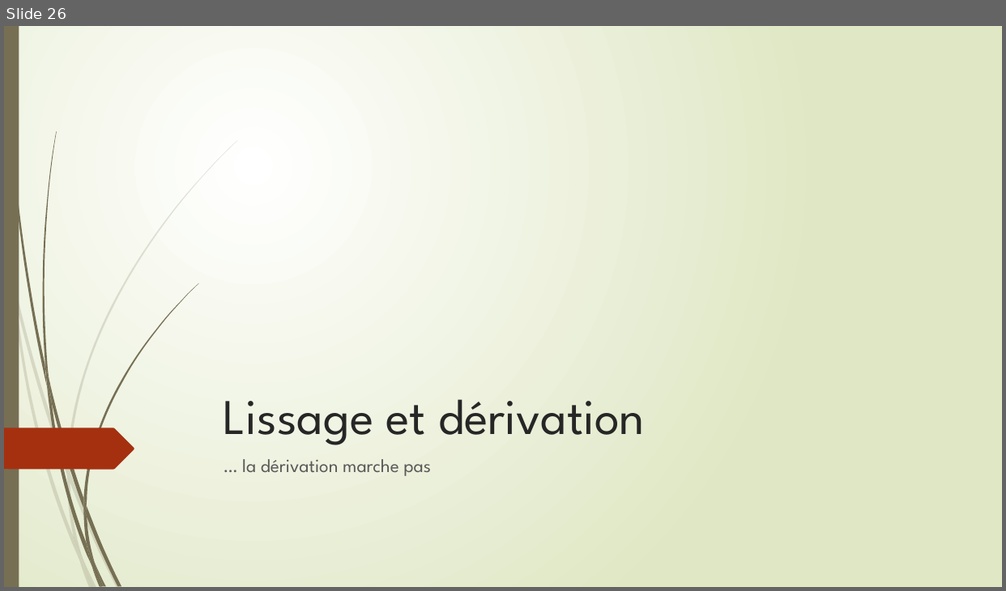
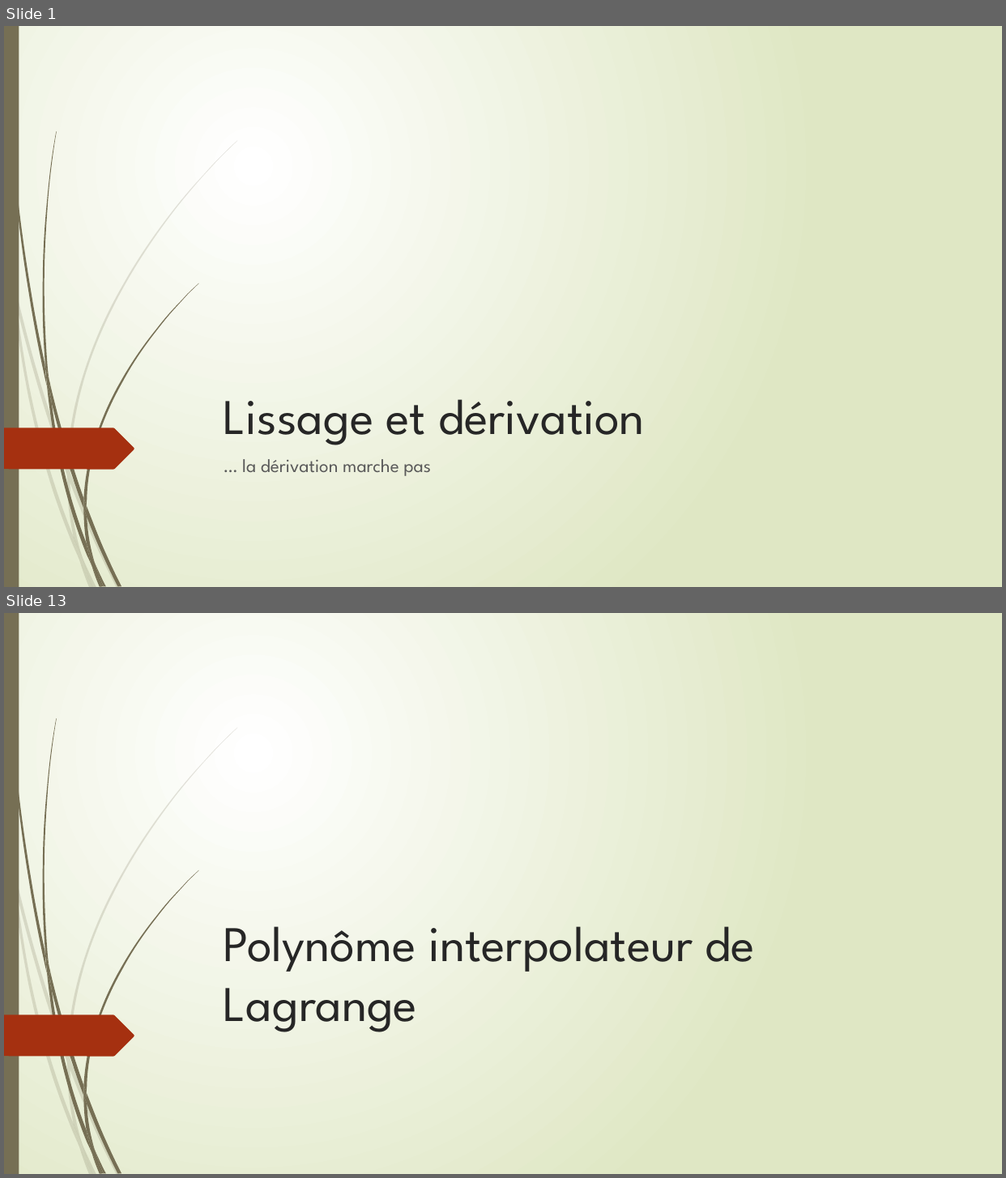
Before and after one commit to Poroing/CrowdDeplacementOptimisation, a slide deck: Présentation/thibaylt.pptm. Shown one above the other, each under a label of ours: slide 26 before the commit, slides 1 and 13 after it; the slides between them are not shown. The pictures are 1006x591 and 1006x1178 pixels, drawn with LibreOffice and Linux fonts; fonts in the diff are those of the drawing. Boxes give left, top, right and bottom in pixels: in the first picture for what was removed or moved away, otherwise in the second. Text is boxed around its words. In the diff, an @@ line names an element or a change of style, - is before the commit and + after.

```diff
--- a/Présentation/thibaylt.pptm
+++ b/Présentation/thibaylt.pptm
@@ slide 13 added at (4,613,1002,1174), background gradient #FFFFFF to #DFE8C4; not listed: 24 template elements that a slide beside it also shows @@
@@ title added at (224,926,755,1033), 48 pt, text #262626 @@
+Polynôme interpolateur de Lagrange
@@ what was slide 26 is now slide 1 @@
```
Also in this commit, not shown: 13 other slides added, 32 slides removed, 1 other file.
